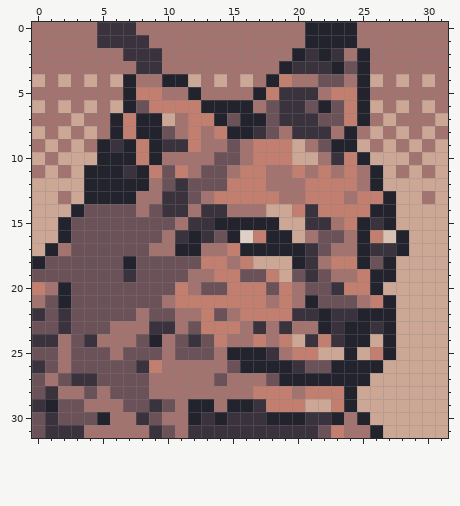
Pixel-art sprite, stored at kodecks-bevy/assets/cards/vigilant-lynx/image.main.png. That is the earlier state.
The file is 32x32 pixels.
Now the later version:
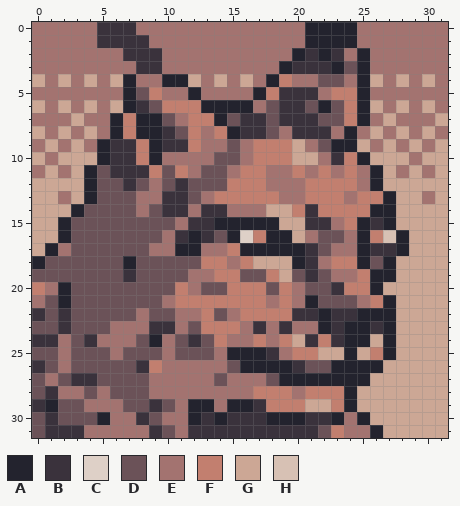
Palette (. is transparent): A #23232e  B #3a323c  C #ded0c7  D #6b5258  E #a37370  F #c27f6f  G #cca795  H #d7c1b4
Difference:
Colour A gives way to colour B in row 7 at x 16 to 17; in row 8 at x 16; in row 9 at x 7; in row 10 at x 6 to 7; in row 11 at x 6 and 8; in row 12 at x 7.
Colour D gives way to colour B in row 6 at x 8; in row 8 at x 10.
Colour A gives way to colour D in row 11 at x 5; in row 12 at x 5 to 6 and 8; in row 13 at x 5 to 7.
Colour E gives way to colour D in row 8 at x 11.
Colour F gives way to colour D in row 5 at x 8; in row 6 at x 9.
Colour G gives way to colour D in row 7 at x 10.
Pixel boxes of the changes (left, top, right, bottom) in both pictures:
changed: (97, 87, 188, 204)
changed: (240, 113, 266, 139)
